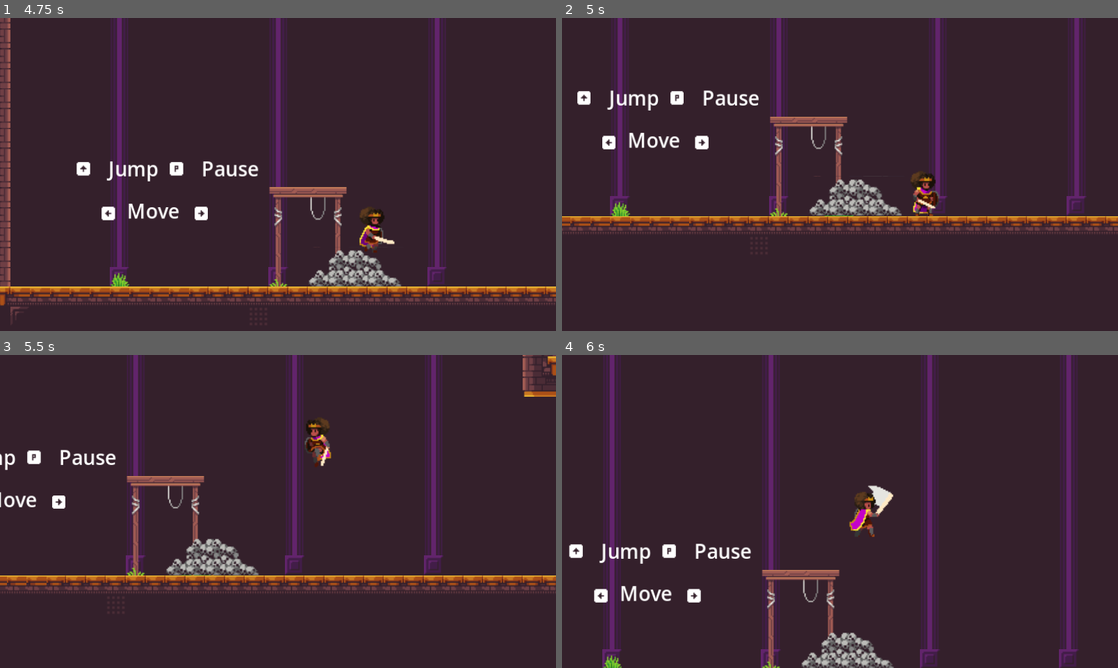
Above: before the commit, frames 1-4 (two rows, left to right).
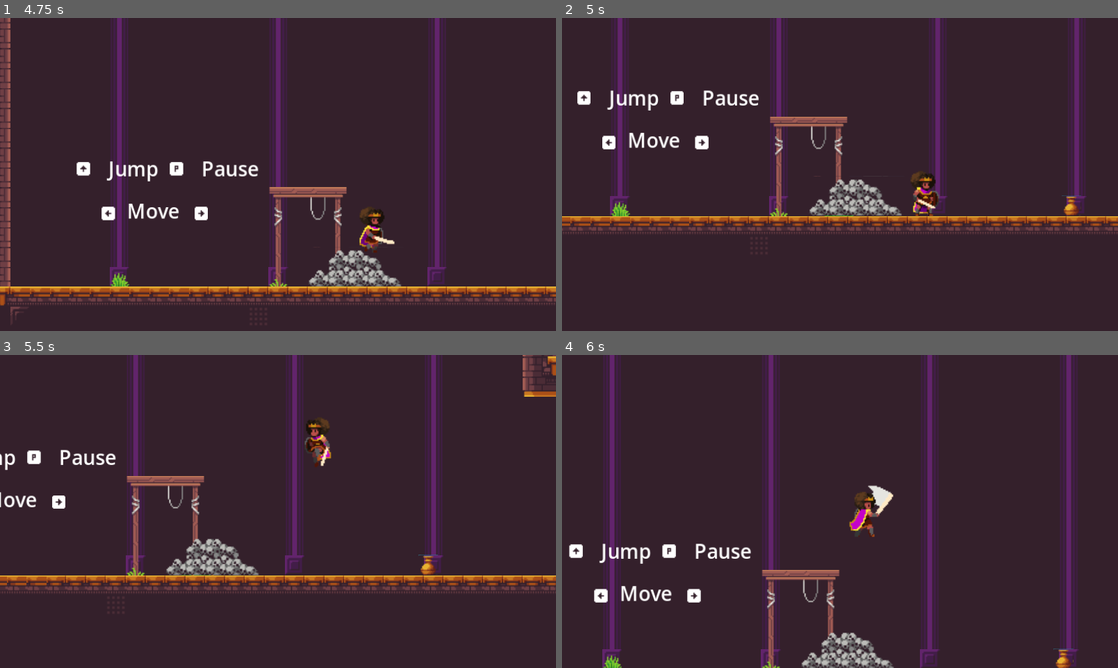
Above: after the commit, the same moments.

Repository: cncarey/MVMMay24
Game: Godot game, scene res://Menus/MainMenu.tscn
Two runs of this game, one before a commit and one after it. Both use one fixed random seed, a clock stepped at 60 frames per second and the inputs below. The engine's default icon, where the game draws it, is replaced by a stand-in: a white triangle on a blue panel in a dark square.
Inputs (mouse positions are in pixels of both pictures, inside the frame that each line leads up to):
- Up to frame 1 (4.75 s): click "Start" at 0.5 s; tap B (Cancel) at 1.25 s; move the mouse to (400, 158) at 1.27 s; hold Space (Accept) 1.28-2.03 s; hold D (Right) 1.28-2.78 s; tap Up (Jump) at 1.52, 2.27, 3.77, 4.52 s; move the mouse to (166, 190) at 2.02 s; tap E (Interact) at 2.1, 3.6 s; move the mouse to (333, 105) at 2.77 s; hold A (Left) 2.78-3.53 s; hold Space (Accept) 2.78-3.53 s; move the mouse to (250, 237) at 3.52 s; hold D (Right) from 3.53 s (still down); move the mouse to (444, 221) at 4.27 s; hold Space (Accept) from 4.28 s (still down)
- Up to frame 2 (5 s): keep holding D (Right); keep holding Space (Accept)
- Up to frame 3 (5.5 s): move the mouse to (111, 464) at 5.02 s; release D (Right) at 5.03 s; release Space (Accept) at 5.03 s; hold A (Left) from 5.03 s (still down); tap E (Interact) at 5.1 s; tap Up (Jump) at 5.27 s
- Up to frame 4 (6 s): move the mouse to (867, 511) at 5.77 s; release A (Left) at 5.78 s; hold D (Right) from 5.78 s (still down); hold Space (Accept) from 5.78 s (still down)

Frame 1 is identical in both runs. In frame 2, 0.1% of the frame differs, in the area x 89-94%, y 56-64%; in frame 3, 0.1%; in frame 4, 0.1%.

Commit message:
#16 #21 added in functionality and sounds to break the vases
#16 #21 added in functionality and sounds to break the vases

Diff:
--- a/Characters/MainCharacter.tscn
+++ b/Characters/MainCharacter.tscn
@@ -1,8 +1,10 @@
-[gd_scene load_steps=18 format=3 uid="uid://by52cb0uia3yf"]
+[gd_scene load_steps=20 format=3 uid="uid://by52cb0uia3yf"]
 
 [ext_resource type="Texture2D" uid="uid://bh8r6lijixolq" path="res://Assets/Character_Sprite_Sheet.png" id="1_q384h"]
 [ext_resource type="Script" path="res://Characters/MainCharacter.gd" id="1_vig4w"]
 [ext_resource type="Script" path="res://Components/hitbox_component.gd" id="3_biael"]
+[ext_resource type="AudioStream" uid="uid://c73jj7s5k0qs5" path="res://Assets/sounds/Swipe.wav" id="4_hnkur"]
+[ext_resource type="Script" path="res://Components/variable_pitch_audio_stream_player.gd" id="5_t3buh"]
 
 [sub_resource type="RectangleShape2D" id="RectangleShape2D_hm53p"]
 
@@ -526,6 +528,20 @@
 "method": &"finishAttacking"
 }]
 }
+tracks/5/type = "method"
+tracks/5/imported = false
+tracks/5/enabled = true
+tracks/5/path = NodePath("VariablePitchAudioStreamPlayer")
+tracks/5/interp = 1
+tracks/5/loop_wrap = true
+tracks/5/keys = {
+"times": PackedFloat32Array(0.1),
+"transitions": PackedFloat32Array(1),
+"values": [{
+"args": [0.0],
+"method": &"play_with_variance"
+}]
+}
 
 [sub_resource type="Animation" id="Animation_2bkb8"]
 resource_name = "attack_right"
@@ -590,6 +606,20 @@
 "values": [{
 "args": [],
 "method": &"finishAttacking"
+}]
+}
+tracks/5/type = "method"
+tracks/5/imported = false
+tracks/5/enabled = true
+tracks/5/path = NodePath("VariablePitchAudioStreamPlayer")
+tracks/5/interp = 1
+tracks/5/loop_wrap = true
+tracks/5/keys = {
+"times": PackedFloat32Array(0.1),
+"transitions": PackedFloat32Array(1),
+"values": [{
+"args": [0.0],
+"method": &"play_with_variance"
 }]
 }
 
@@ -648,3 +678,7 @@
 position = Vector2(16, -4.5)
 shape = SubResource("RectangleShape2D_q5jws")
 disabled = true
+
+[node name="VariablePitchAudioStreamPlayer" type="AudioStreamPlayer" parent="."]
+stream = ExtResource("4_hnkur")
+script = ExtResource("5_t3buh")
--- /dev/null
+++ b/Components/flash_component.gd
@@ -0,0 +1,41 @@
+# Give the component a class name so it can be instanced as a custom node
+class_name FlashComponent
+extends Node
+
+# The flash component uses a flash material. I chose to preload this into a constant
+# But you could also export a material instead to allow the component to use a variety
+# of different materials
+const FLASH_MATERIAL = preload("res://Effects/white_flash_material.tres")
+
+# Export the sprite this compononet will be flashing
+@export var sprite: CanvasItem
+
+# Export a duration for the flash
+@export var flash_duration: = 0.2
+
+# We need to store the original sprite's material so we can reset it after the flash
+var original_sprite_material: Material
+
+# Create a timer for the flash component to use
+var timer: Timer = Timer.new()
+
+func _ready() -> void:
+	# We have to add the timer as a child of this component in order to use it
+	add_child(timer)
+
+	# Store the original sprite material
+	original_sprite_material = sprite.material
+
+# This is the function we can use to activate this component
+func flash():
+	# Set the sprite's material to the flash material
+	sprite.material = FLASH_MATERIAL
+
+	# Start the timer (passing in the flash duration)
+	timer.start(flash_duration)
+
+	# Wait until the timer times out
+	await timer.timeout
+
+	# Set the sprite's material back to the original material that we stored
+	sprite.material = original_sprite_material
--- /dev/null
+++ b/Effects/white_flash_material.gdshader
@@ -0,0 +1,8 @@
+shader_type canvas_item;
+render_mode unshaded;
+
+void fragment() {
+	// Output white for every pixel but kee the alpha
+	vec4 input_color = texture(TEXTURE, UV);
+	COLOR = vec4(1.0, 1.0, 1.0, input_color.a);
+}
--- /dev/null
+++ b/Effects/white_flash_material.tres
@@ -0,0 +1,6 @@
+[gd_resource type="ShaderMaterial" load_steps=2 format=3 uid="uid://c88q6pkhh3vl"]
+
+[ext_resource type="Shader" path="res://effects/white_flash_material.gdshader" id="1_t2u32"]
+
+[resource]
+shader = ExtResource("1_t2u32")
--- /dev/null
+++ b/Objects/Vase.gd
@@ -0,0 +1,32 @@
+extends Node2D
+
+@export var state = 1
+@onready var ani = $Ani
+@onready var hurtbox_component = $HurtboxComponent
+@onready var flash_component = $FlashComponent
+@onready var scale_component = $ScaleComponent
+@onready var breakSound = $VariablePitchAudioStreamPlayer
+
+# Called when the node enters the scene tree for the first time.
+func _ready():
+	hurtbox_component.hurt.connect(onBreak)
+	ani.play("default")
+	ani.animation_finished.connect(animtionFinished)
+	pass # Replace with function body.
+
+func onBreak(hb):
+	state = 2
+	flash_component.flash()
+	scale_component.tween_scale()
+	if breakSound != null:
+		breakSound.play_with_variance(0.49)
+
+	ani.play("break")
+
+func animtionFinished():
+	match state:
+		2:
+			state = 3
+			hurtbox_component.is_invincible = true
+			ani.hide()
+			pass
--- /dev/null
+++ b/Objects/vase.tscn
@@ -0,0 +1,91 @@
+[gd_scene load_steps=15 format=3 uid="uid://0nbacdcey4ei"]
+
+[ext_resource type="Script" path="res://Objects/Vase.gd" id="1_s4ivy"]
+[ext_resource type="Texture2D" uid="uid://u44eu675e5ey" path="res://Assets/ruinsTiles.png" id="2_6ut5r"]
+[ext_resource type="Script" path="res://Components/hurtbox_component.gd" id="2_vx7e7"]
+[ext_resource type="Script" path="res://Components/flash_component.gd" id="3_1ieqj"]
+[ext_resource type="Script" path="res://Components/scale_component.gd" id="4_2l22t"]
+[ext_resource type="Script" path="res://Components/variable_pitch_audio_stream_player.gd" id="5_r6h6m"]
+[ext_resource type="AudioStream" uid="uid://c1f3mxb8doi2d" path="res://Assets/sounds/breakingvase.ogg" id="6_lhopb"]
+
+[sub_resource type="AtlasTexture" id="AtlasTexture_s7tpf"]
+atlas = ExtResource("2_6ut5r")
+region = Rect2(112, 128, 16, 16)
+
+[sub_resource type="AtlasTexture" id="AtlasTexture_i6qte"]
+atlas = ExtResource("2_6ut5r")
+region = Rect2(128, 128, 16, 16)
+
+[sub_resource type="AtlasTexture" id="AtlasTexture_3dhf7"]
+atlas = ExtResource("2_6ut5r")
+region = Rect2(144, 128, 16, 16)
+
+[sub_resource type="AtlasTexture" id="AtlasTexture_yd12k"]
+atlas = ExtResource("2_6ut5r")
+region = Rect2(160, 128, 16, 16)
+
+[sub_resource type="AtlasTexture" id="AtlasTexture_gt8vy"]
+atlas = ExtResource("2_6ut5r")
+region = Rect2(112, 128, 16, 16)
+
+[sub_resource type="SpriteFrames" id="SpriteFrames_e3g0r"]
+animations = [{
+"frames": [{
+"duration": 1.0,
+"texture": SubResource("AtlasTexture_s7tpf")
+}, {
+"duration": 1.0,
+"texture": SubResource("AtlasTexture_i6qte")
+}, {
+"duration": 1.0,
+"texture": SubResource("AtlasTexture_3dhf7")
+}, {
+"duration": 1.0,
+"texture": SubResource("AtlasTexture_yd12k")
+}],
+"loop": false,
+"name": &"break",
+"speed": 5.0
+}, {
+"frames": [{
+"duration": 1.0,
+"texture": SubResource("AtlasTexture_gt8vy")
+}],
+"loop": true,
+"name": &"default",
+"speed": 5.0
+}]
+
+[sub_resource type="RectangleShape2D" id="RectangleShape2D_k5r1l"]
+size = Vector2(20, 18)
+
+[node name="Vase" type="Node2D"]
+script = ExtResource("1_s4ivy")
+
+[node name="Ani" type="AnimatedSprite2D" parent="."]
+sprite_frames = SubResource("SpriteFrames_e3g0r")
+animation = &"break"
+autoplay = "default"
+
+[node name="HurtboxComponent" type="Area2D" parent="."]
+collision_layer = 4
+collision_mask = 0
+script = ExtResource("2_vx7e7")
+
+[node name="CollisionShape2D" type="CollisionShape2D" parent="HurtboxComponent"]
+position = Vector2(0, -1)
+shape = SubResource("RectangleShape2D_k5r1l")
+
+[node name="FlashComponent" type="Node" parent="." node_paths=PackedStringArray("sprite")]
+script = ExtResource("3_1ieqj")
+sprite = NodePath("../Ani")
+
+[node name="ScaleComponent" type="Node" parent="." node_paths=PackedStringArray("sprite")]
+script = ExtResource("4_2l22t")
+sprite = NodePath("..")
+scale_amount = Vector2(1.2, 1.2)
+
+[node name="VariablePitchAudioStreamPlayer" type="AudioStreamPlayer" parent="."]
+stream = ExtResource("6_lhopb")
+bus = &"SFx"
+script = ExtResource("5_r6h6m")
--- a/Scenes/a_scene.tscn
+++ b/Scenes/a_scene.tscn
@@ -1,12 +1,13 @@
-[gd_scene load_steps=11 format=3 uid="uid://33p72yt5hohm"]
+[gd_scene load_steps=12 format=3 uid="uid://33p72yt5hohm"]
 
 [ext_resource type="PackedScene" uid="uid://bbudgpenk7mod" path="res://Scenes/scene_template.tscn" id="1_iqbdi"]
 [ext_resource type="PackedScene" uid="uid://bge1gm6xfqgal" path="res://Objects/Door.tscn" id="2_kti2w"]
 [ext_resource type="PackedScene" uid="uid://ce36676gjyd1v" path="res://Objects/Gem.tscn" id="3_uxss0"]
 [ext_resource type="PackedScene" uid="uid://dr0hi22acwy8h" path="res://Objects/Platform.tscn" id="4_rrve2"]
 [ext_resource type="PackedScene" uid="uid://cju7nviejjko6" path="res://Objects/ruin.tscn" id="5_je61e"]
+[ext_resource type="PackedScene" uid="uid://0nbacdcey4ei" path="res://Objects/vase.tscn" id="5_qhkwl"]
 [ext_resource type="Script" path="res://Scenes/Tutorial.gd" id="6_aqrxp"]
-[ext_resource type="Resource" uid="uid://nox2ourmpdho" path="res://fonts/arrowsLayout.tres" id="7_a3e30"]
+[ext_resource type="Resource" path="res://fonts/arrowsLayout.tres" id="7_a3e30"]
 
 [sub_resource type="Animation" id="Animation_xvh0h"]
 length = 0.001
@@ -98,6 +99,21 @@
 }
 autoplay = "RESET"
 
+[node name="Vase" parent="Vases" index="0" instance=ExtResource("5_qhkwl")]
+position = Vector2(467.7, 471.5)
+
+[node name="Vase2" parent="Vases" index="1" instance=ExtResource("5_qhkwl")]
+position = Vector2(566.643, 199.629)
+
+[node name="Vase3" parent="Vases" index="2" instance=ExtResource("5_qhkwl")]
+position = Vector2(852.315, 408.241)
+
+[node name="Vase4" parent="Vases" index="3" instance=ExtResource("5_qhkwl")]
+position = Vector2(625.757, 296.331)
+
+[node name="Vase5" parent="Vases" index="4" instance=ExtResource("5_qhkwl")]
+position = Vector2(605.494, 296.22)
+
 [node name="MovingPlatform" parent="." index="11" instance=ExtResource("4_rrve2")]
 position = Vector2(897, 421)
 
--- a/Scenes/scene_template.tscn
+++ b/Scenes/scene_template.tscn
@@ -43,6 +43,8 @@
 [node name="Chests" type="Node2D" parent="."]
 
 [node name="Guardians" type="Node2D" parent="."]
+
+[node name="Vases" type="Node2D" parent="."]
 
 [node name="UI" type="CanvasLayer" parent="."]
 
Not shown, added: Assets/sounds/Swipe.wav.import
Not shown, changed: Fonts/Middle.ttf.import
Not shown, changed: Fonts/kenney_mini_square.ttf.import
Not shown, added: Assets/sounds/Swipe.wav
